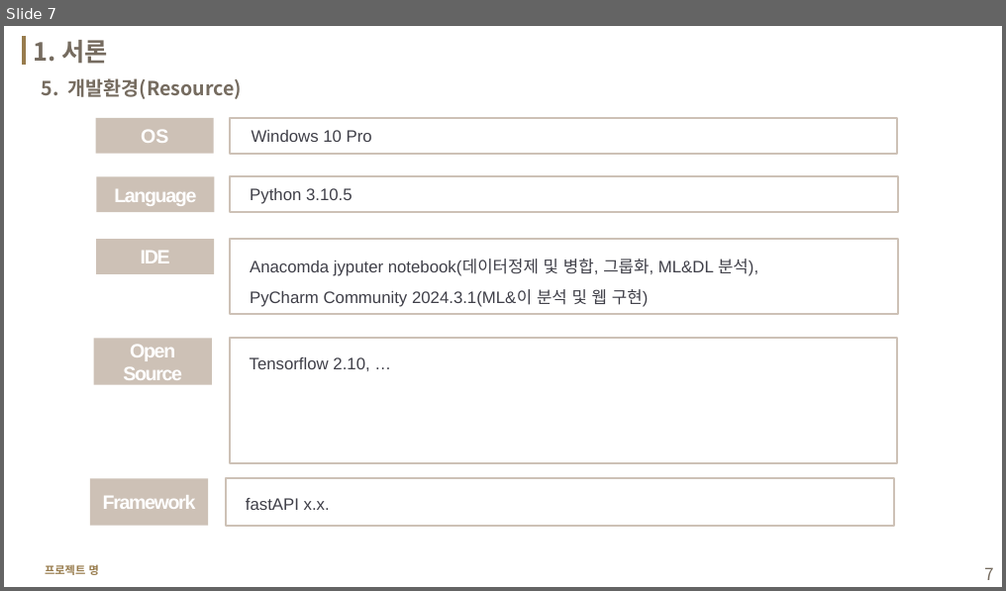
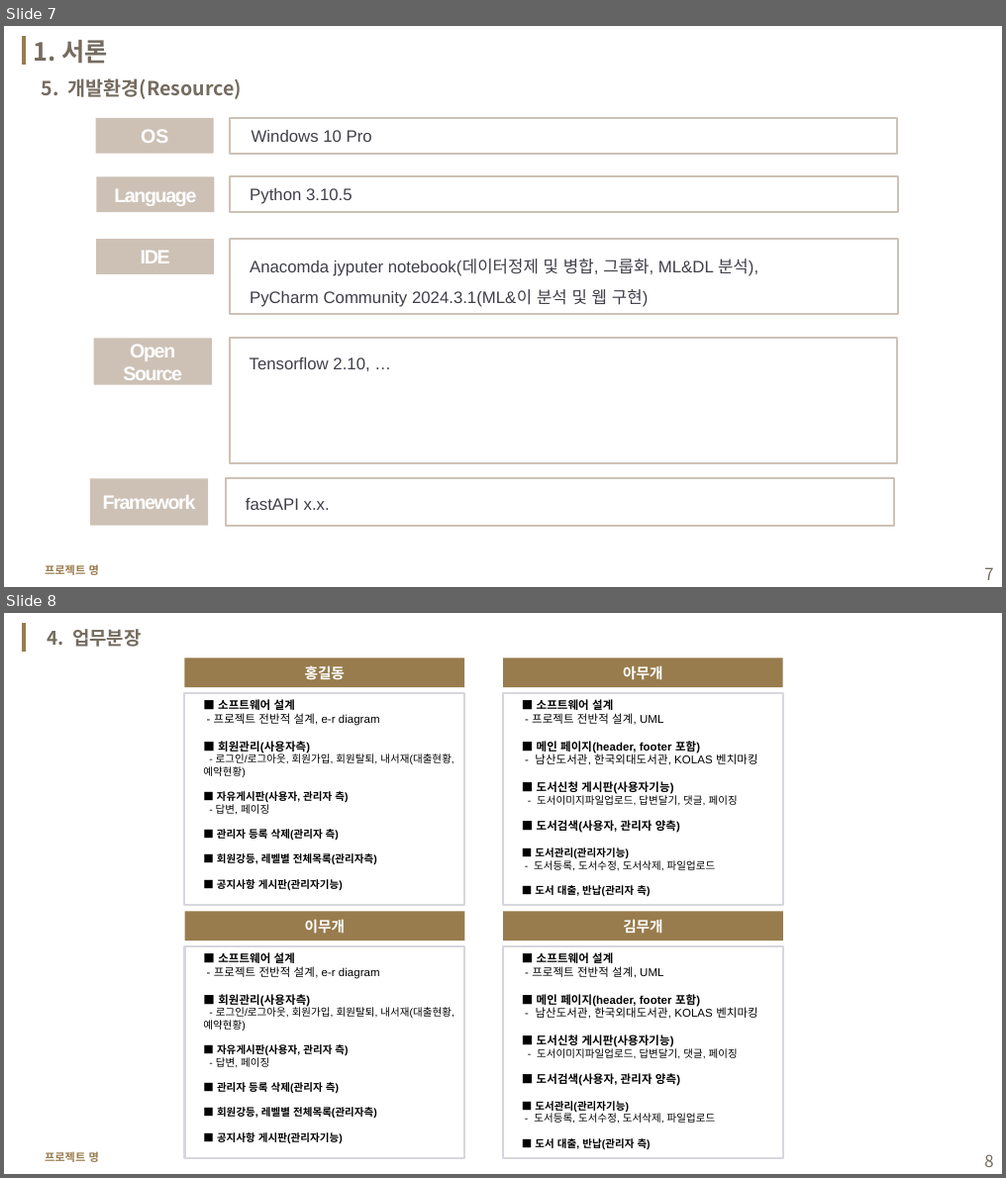
Before and after one commit to yisy0703/ai, a slide deck: lecNote/project(1stPersonal)/sample_ver1.pptx. Shown one above the other, each under a label of ours: slide 7 before the commit, slides 7 and 8 after it. The pictures are 1006x591 and 1006x1178 pixels, drawn with LibreOffice and Linux fonts; fonts in the diff are those of the drawing; background and template pictures are left out. Boxes give left, top, right and bottom in pixels: in the first picture for what was removed or moved away, otherwise in the second. Text is boxed around its words. In the diff, an @@ line names an element or a change of style, - is before the commit and + after.

```diff
--- a/lecNote/project(1stPersonal)/sample_ver1.pptx
+++ b/lecNote/project(1stPersonal)/sample_ver1.pptx
@@ slide 8 added at [4, 613, 1002, 1174], background #FFFFFF; not listed: 2 template elements that a slide beside it also shows @@
@@ text added at [48, 629, 141, 647], 13.5 pt, text #756B5F, bold @@
+4. 업무분장
@@ rectangle added at [184, 658, 465, 688], fill #987C4D, 10.5 pt, text #FFFFFF, bold @@
+홍길동
@@ rectangle added at [503, 658, 782, 688], fill #987C4D, 10.5 pt, text #FFFFFF, bold @@
+아무개
@@ rectangle added at [184, 693, 465, 905], outline #D6D7DE 1.5 pt @@
@@ text added at [203, 699, 454, 891], 7.5 pt, text #000000, bold @@
+■ 소프트웨어 설계
+- 프로젝트 전반적 설계, e-r diagram
+■ 회원관리(사용자측)
+- 로그인/로그아웃, 회원가입, 회원탈퇴, 내서재(대출현황, 예약현황)
+■ 자유게시판(사용자, 관리자 측)
+- 답변, 페이징
+■ 관리자 등록 삭제(관리자 측)
+■ 회원강등, 레벨별 전체목록(관리자측)
+■ 공지사항 게시판(관리자기능)
@@ rectangle added at [503, 693, 782, 905], outline #D6D7DE 1.5 pt @@
@@ text added at [532, 699, 757, 897], 8.2 pt, text #000000, bold @@
+■ 소프트웨어 설계
+- 프로젝트 전반적 설계, UML
+■ 메인 페이지(header, footer 포함)
+- 남산도서관, 한국외대도서관, KOLAS 벤치마킹
+■ 도서신청 게시판(사용자기능)
+- 도서이미지파일업로드, 답변달기, 댓글, 페이징
+■ 도서검색(사용자, 관리자 양측)
+■ 도서관리(관리자기능)
+- 도서등록, 도서수정, 도서삭제, 파일업로드
+■ 도서 대출, 반납(관리자 측)
@@ rectangle added at [184, 911, 465, 942], fill #987C4D, 10.5 pt, text #FFFFFF, bold @@
+이무개
@@ rectangle added at [503, 911, 782, 942], fill #987C4D, 10.5 pt, text #FFFFFF, bold @@
+김무개
@@ rectangle added at [184, 947, 465, 1158], outline #D6D7DE 1.5 pt @@
@@ text added at [203, 953, 454, 1145], 7.5 pt, text #000000, bold @@
+■ 소프트웨어 설계
+- 프로젝트 전반적 설계, e-r diagram
+■ 회원관리(사용자측)
+- 로그인/로그아웃, 회원가입, 회원탈퇴, 내서재(대출현황, 예약현황)
+■ 자유게시판(사용자, 관리자 측)
+- 답변, 페이징
+■ 관리자 등록 삭제(관리자 측)
+■ 회원강등, 레벨별 전체목록(관리자측)
+■ 공지사항 게시판(관리자기능)
@@ rectangle added at [503, 947, 782, 1158], outline #D6D7DE 1.5 pt @@
@@ text added at [532, 953, 757, 1151], 8.2 pt, text #000000, bold @@
+■ 소프트웨어 설계
+- 프로젝트 전반적 설계, UML
+■ 메인 페이지(header, footer 포함)
+- 남산도서관, 한국외대도서관, KOLAS 벤치마킹
+■ 도서신청 게시판(사용자기능)
+- 도서이미지파일업로드, 답변달기, 댓글, 페이징
+■ 도서검색(사용자, 관리자 양측)
+■ 도서관리(관리자기능)
+- 도서등록, 도서수정, 도서삭제, 파일업로드
+■ 도서 대출, 반납(관리자 측)
@@ page number added at [984, 1155, 993, 1167], 12 pt, text #756B5F @@
+8
```
Also in this commit, not shown: 1 slide changed, 2 other files.
